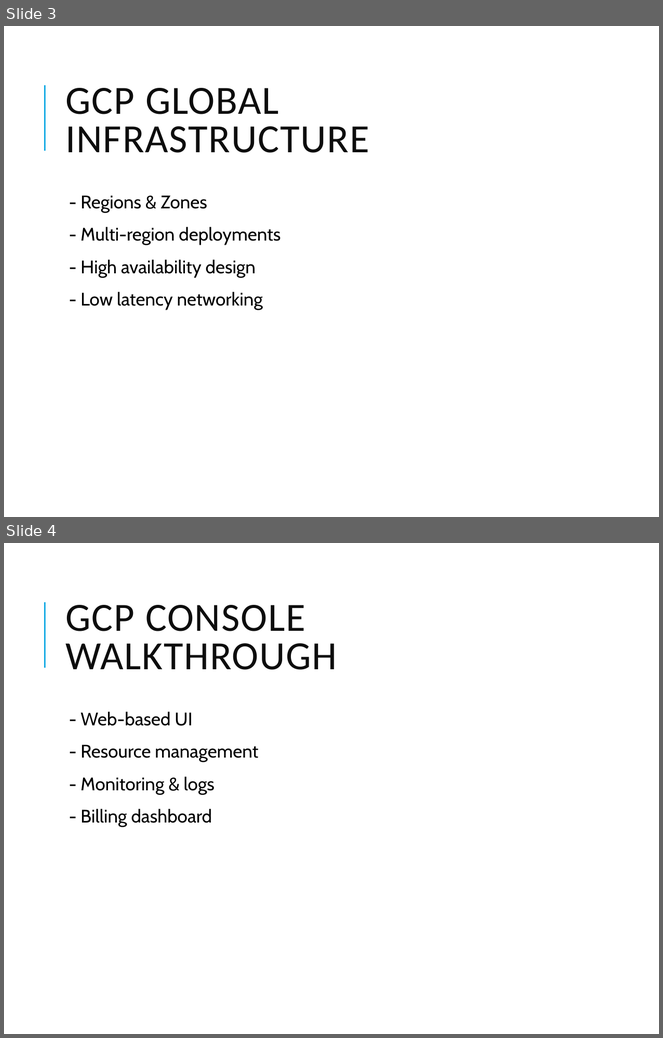
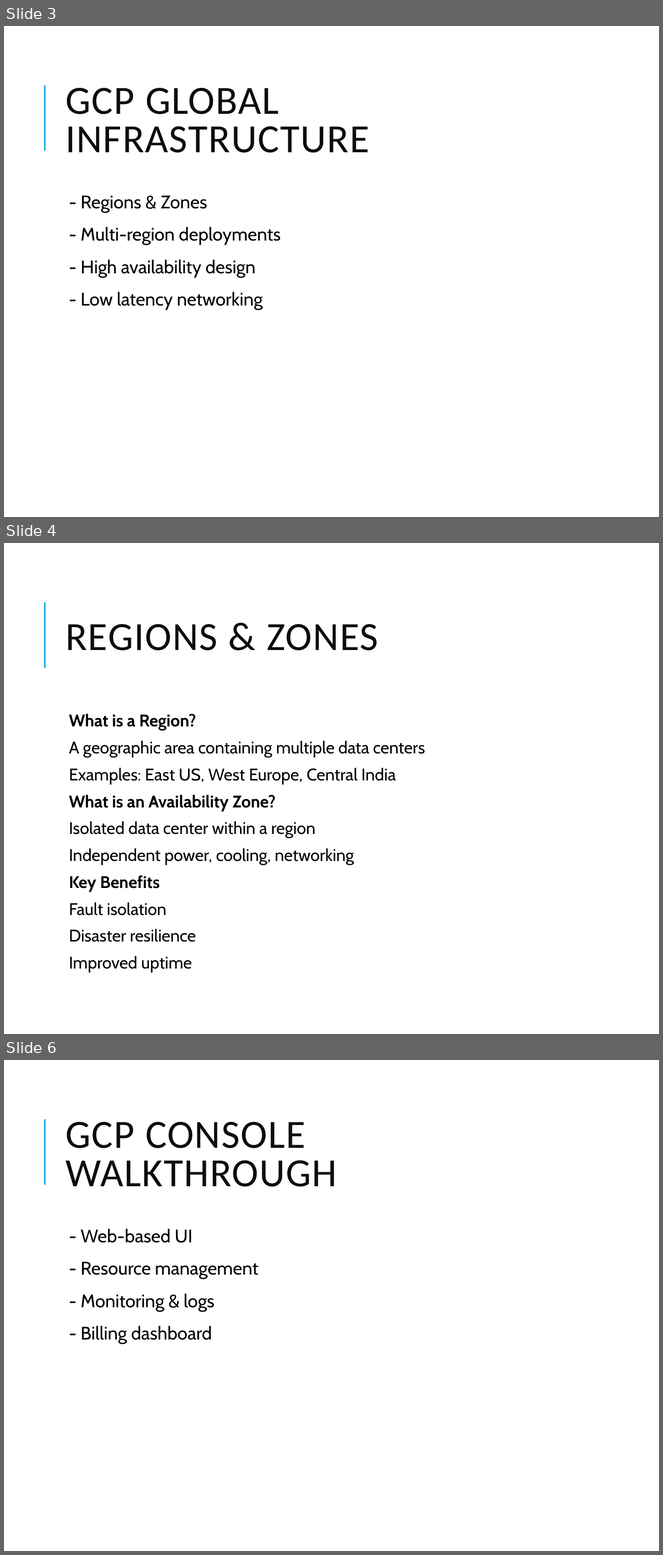
Before and after one commit to vikash-verma-profile/DE-Sig-March-2026, a slide deck: Week-2/Day-2/GCP_Modules_1_2_Foundations_Storage.pptx. Shown one above the other, each under a label of ours: slides 3 and 4 before the commit, slides 3, 4 and 6 after it; the slides between them are not shown. The pictures are 663x1038 and 663x1555 pixels, drawn with LibreOffice and Linux fonts; fonts in the diff are those of the drawing. Boxes give left, top, right and bottom in pixels: in the first picture for what was removed or moved away, otherwise in the second. Text is boxed around its words. In the diff, an @@ line names an element or a change of style, - is before the commit and + after.

```diff
--- a/Week-2/Day-2/GCP_Modules_1_2_Foundations_Storage.pptx
+++ b/Week-2/Day-2/GCP_Modules_1_2_Foundations_Storage.pptx
@@ slide 4 added at (x1=4, y1=543, x2=659, y2=1034), background #FFFFFF; not listed: 1 template element that a slide beside it also shows @@
@@ title added at (x1=65, y1=624, x2=378, y2=651), 44 pt, text #0D0D0D @@
+REGIONS & ZONES
@@ text added at (x1=69, y1=714, x2=425, y2=973), 18.5 pt, text #000000 @@
+  What is a Region?
+  A geographic area containing multiple data centers
+  Examples: East US, West Europe, Central India
+  What is an Availability Zone?
+  Isolated data center within a region
+  Independent power, cooling, networking
+  Key Benefits
+  Fault isolation
+  Disaster resilience
+  Improved uptime
@@ what was slide 4 is now slide 6 @@
```
Also in this commit, not shown: 2 other slides added, 20 other files.
